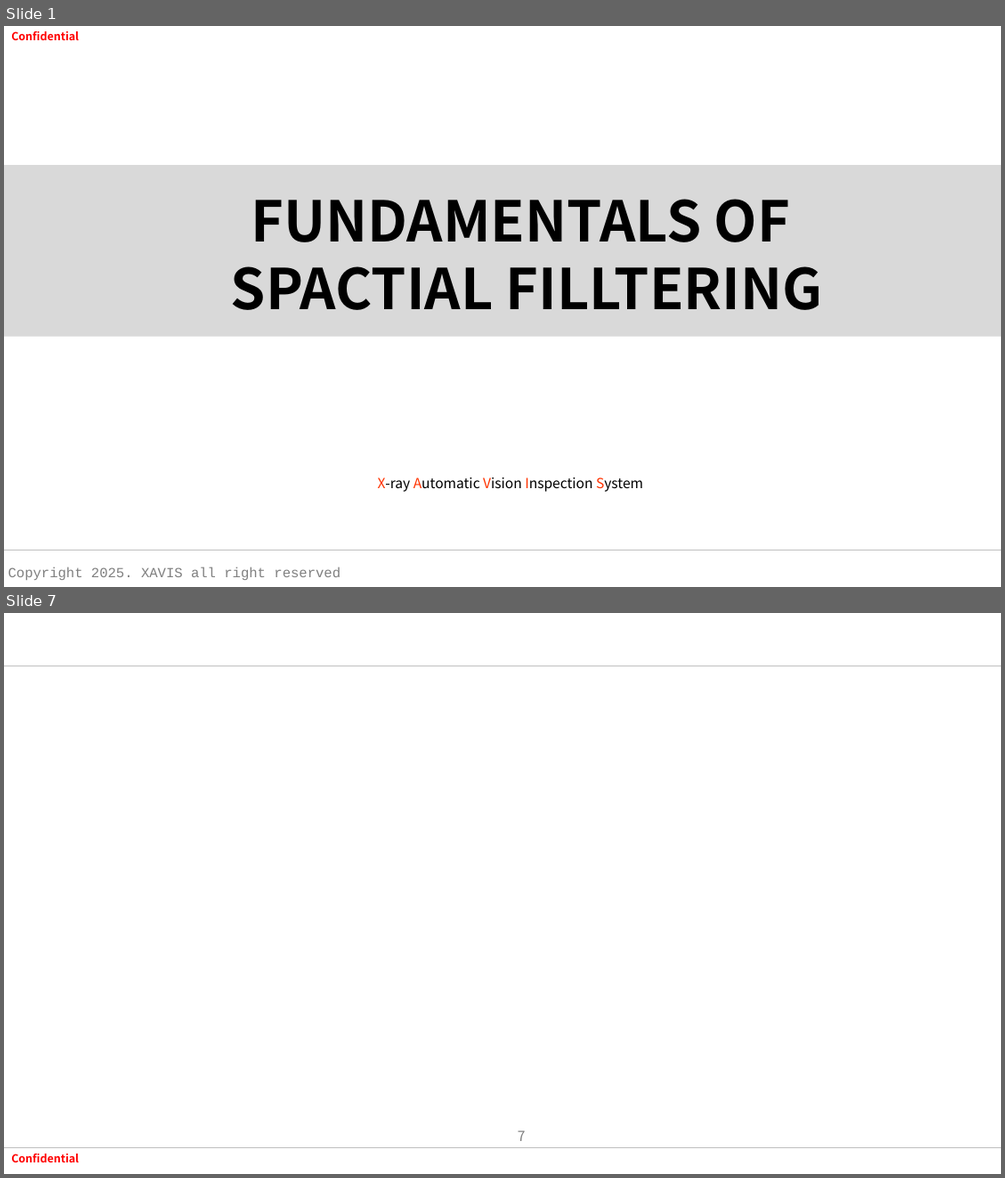
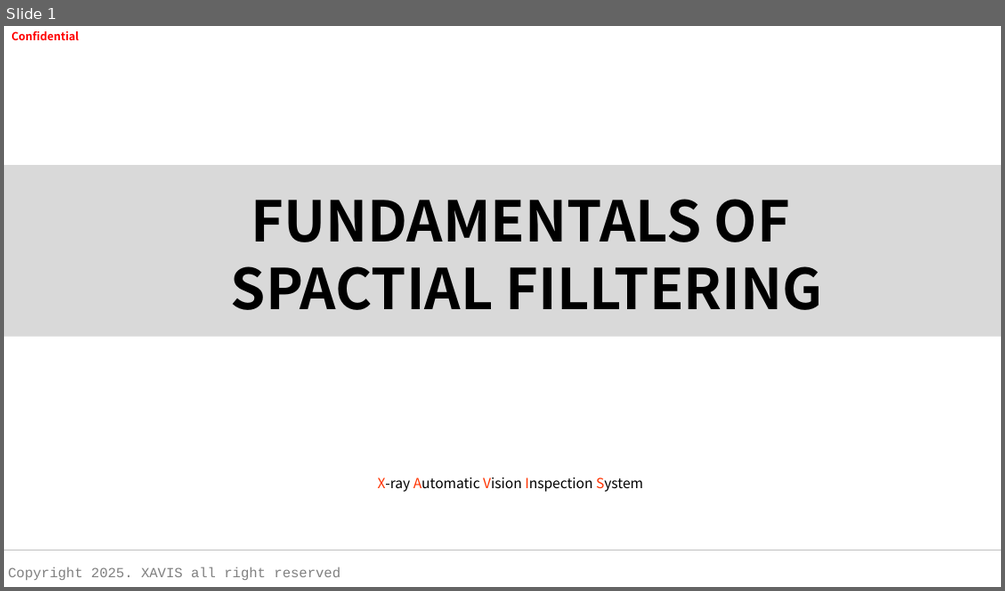
Before and after one commit to tuananh020400/FresherXavisTech, a slide deck: Document/SlideWeek2/Spatial Filltering .pptx. Shown one above the other, each under a label of ours: slides 1 and 7 before the commit, slide 1 after it; the slides between them are not shown. The pictures are 1005x1178 and 1005x591 pixels, drawn with LibreOffice and Linux fonts; fonts in the diff are those of the drawing; background and template pictures are left out. Boxes give left, top, right and bottom in pixels: in the first picture for what was removed or moved away, otherwise in the second. Text is boxed around its words. In the diff, an @@ line names an element or a change of style, - is before the commit and + after.

```diff
--- a/Document/SlideWeek2/Spatial Filltering .pptx
+++ b/Document/SlideWeek2/Spatial Filltering .pptx
@@ slide 7 removed at (4, 613, 1001, 1174), background #FFFFFF @@
@@ line removed from (4, 666) to (1001, 666) @@
@@ page number removed at (518, 1130, 526, 1141) @@
-7
@@ line removed from (4, 1148) to (1001, 1148) @@
@@ text removed at (11, 1153, 79, 1162) @@
-Confidential
```
Also in this commit, not shown: 1 slide changed, 8 slides added, 5 other slides removed, 1 other file.
